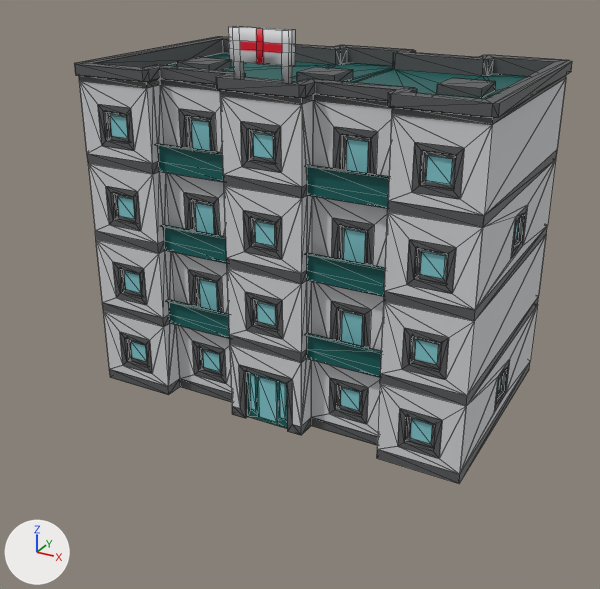
One commit to the Blender file Assets/Models/hospital/hospital .blend: the scene before it, then after it.
One viewpoint serves both versions: a 50 mm camera at (1.85, -3.62, 2.26) aimed at (-0.02, -0.21, 0.55). Arrows for +X, +Y and +Z are at lower left; the lights stay in place. Mesh edges are drawn as thin lines.

Names of what the first picture shows: 'hospital'.
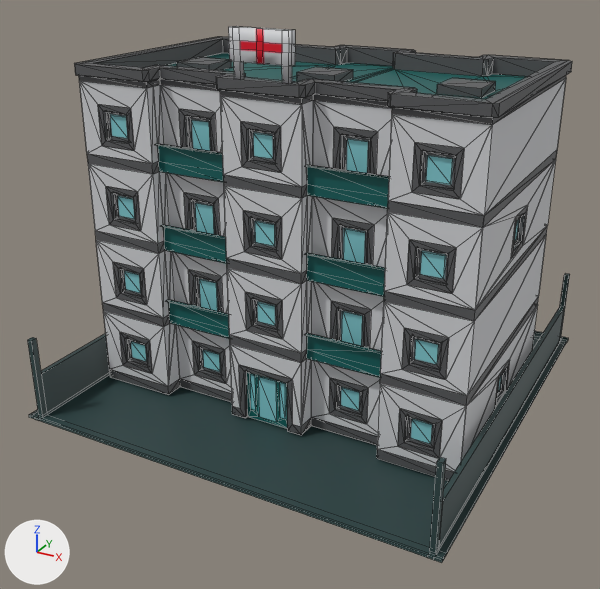
Edits to the bpy script that builds the scene:
```text
Change me_id11:
    used by ob_hospital; location = (0.0, 0.0, 0.0); rotation_euler = (1.571, 0.0, 0.0), in degrees (90, 0, 0)
    remove me_id11.from_pydata(...)  # 4064 vertices, 2434 faces; spans x -1.02..1.02, y 0.0..1.89, z -0.62..0.62
    add me_id11.from_pydata(...)  # 4160 vertices, 2519 faces; spans x -1.1..1.1, y -0.01..1.89, z -1.1..1.1
    me_id11 part 1: a new loose piece of 96 vertices spanning x -1.1..1.1, y -0.01..0.42, z -1.1..1.1, in mat_material_001 (picture img_hospital)
```

Changed parts and their boxes [x1, y1, x2, y2] in the pictures (600 x 589 px):
'hospital', reshaped (9% wider, 17% taller): before [74, 26, 572, 483]; after [28, 26, 572, 563]
part 1 of me_id11, added: after [28, 273, 570, 563]
